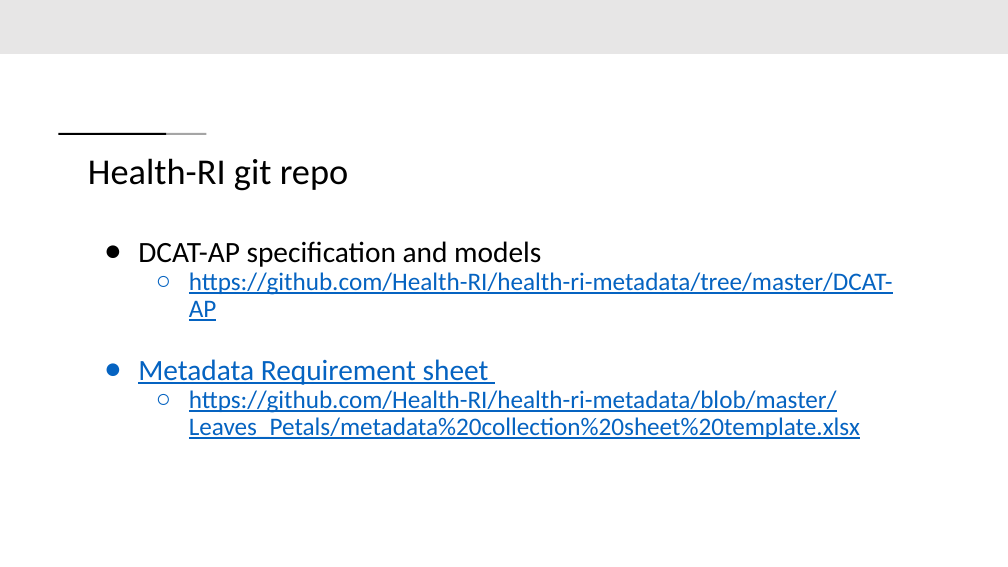
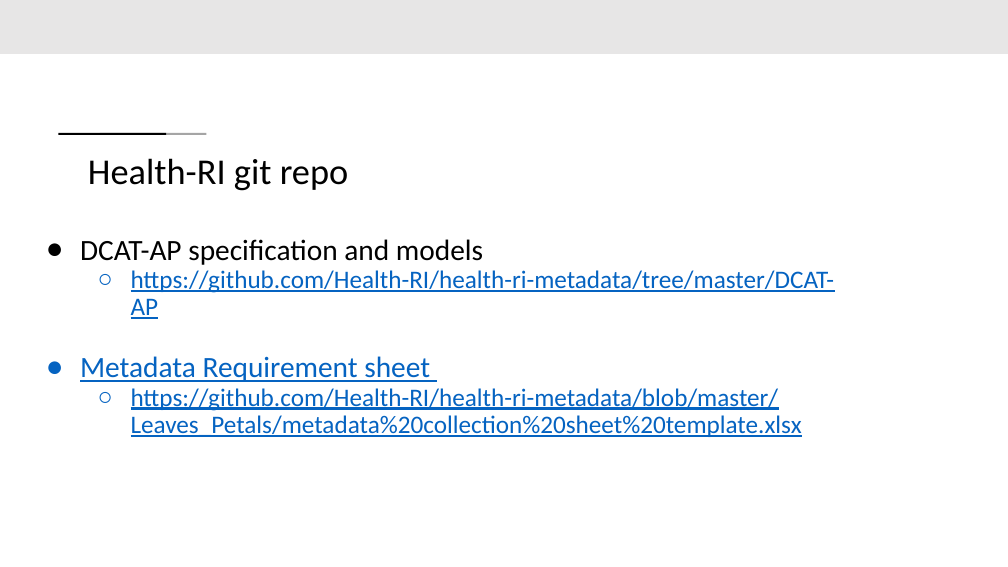
Before and after one commit to Health-RI/health-ri-metadata, a slide deck: slide 24 of Presentations/31082023HRI_Metadata_Schema_ImagingGroup_KickOff.pptx (slide 25 before the commit). Drawn at 1008x567 pixels with LibreOffice and Linux fonts; fonts in the diff are those of the drawing. Boxes give left, top, right and bottom in pixels: in the first picture for what was removed or moved away, otherwise in the second. Text is boxed around its words. In the diff, an @@ line names an element or a change of style, - is before the commit and + after.

```diff
--- a/Presentations/31082023HRI_Metadata_Schema_ImagingGroup_KickOff.pptx
+++ b/Presentations/31082023HRI_Metadata_Schema_ImagingGroup_KickOff.pptx
@@ text "DCAT-AP specification and models": place and size @@
-text "DCAT-AP specification and models" at (138, 241, 893, 439)
+text "DCAT-AP specification and models" at (80, 239, 835, 437)
```
Also in this commit, not shown: 7 other slides changed, 1 slide removed.
